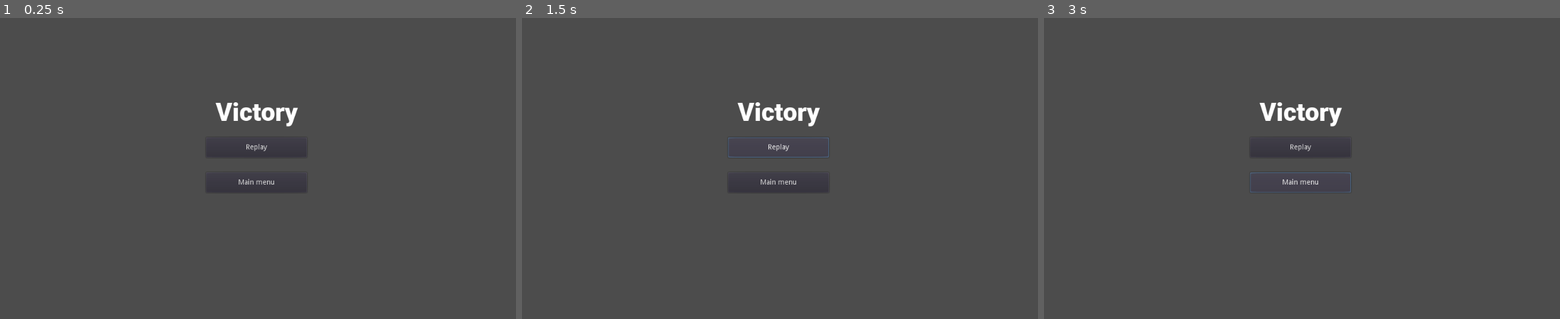
Above: before the commit, frames 1-3 (left to right).
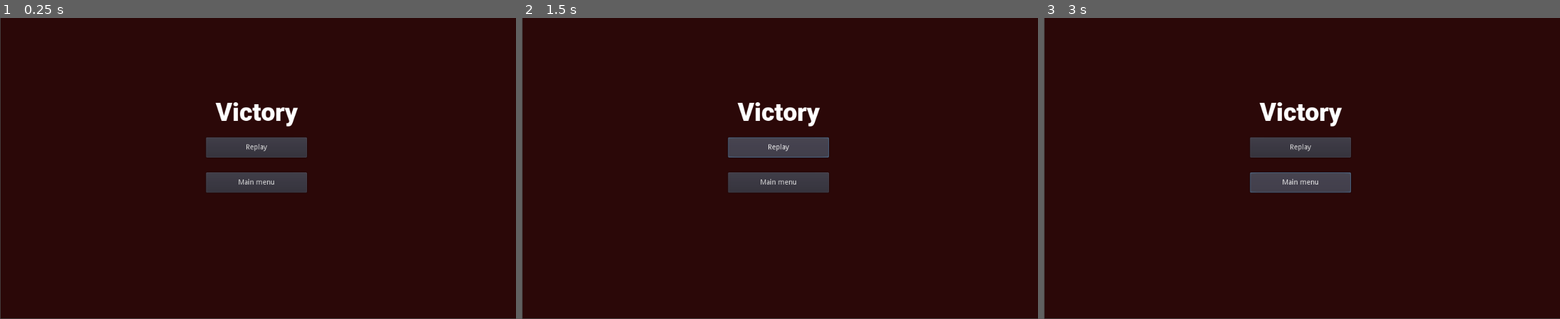
Above: after the commit, the same moments.

Repository: antwxne/CAU_Napoleon_Game
Game: Godot game, scene res://Victory.tscn
Two runs of this game, one before a commit and one after it. Both use one fixed random seed, a clock stepped at 60 frames per second and the inputs below. This scene is started directly instead of the project's main scene.
Inputs:
- Up to frame 1 (0.25 s): no input
- Up to frame 2 (1.5 s): click "Replay" at 0.5 s; click "Replay" at 1.25 s
- Up to frame 3 (3 s): click "Replay" at 2 s; click "Main menu" at 2.75 s

The runs differ from the first frame. In frame 1, 97% of the frame differs, in the area x 0-100%, y 0-100%; in frame 2, 97%; in frame 3, 97%.

Commit message:
Fix: hud + background on victory and loose scenes

Diff:
--- a/Game/Victory.tscn
+++ b/Game/Victory.tscn
@@ -13,6 +13,17 @@
 margin_top = -92.0
 margin_right = -3.0
 margin_bottom = -92.0
+
+[node name="ColorRect" type="ColorRect" parent="."]
+anchor_left = 0.5
+anchor_top = 0.5
+anchor_right = 0.5
+anchor_bottom = 0.5
+margin_left = -508.0
+margin_top = -209.0
+margin_right = 516.0
+margin_bottom = 391.0
+color = Color( 0.172549, 0.0352941, 0.0352941, 1 )
 
 [node name="Label" type="Label" parent="."]
 anchor_left = 0.5
--- a/Game/hud.tscn
+++ b/Game/hud.tscn
@@ -15,57 +15,53 @@
 anchor_right = 1.0
 anchor_bottom = 1.0
 
-[node name="GridContainer" type="GridContainer" parent="."]
-anchor_right = 1.0
-anchor_bottom = 1.0
-custom_constants/vseparation = 39
-columns = 2
-
-[node name="ColorRect" type="ColorRect" parent="GridContainer"]
+[node name="ColorRect" type="ColorRect" parent="."]
 anchor_right = 1.0
 anchor_bottom = 0.05
 color = Color( 0.00392157, 0.4, 0.905882, 1 )
 
-[node name="ColorRect2" type="ColorRect" parent="GridContainer"]
+[node name="ColorRect2" type="ColorRect" parent="."]
 anchor_right = 1.0
 anchor_bottom = 0.05
 color = Color( 0, 0, 0, 1 )
 
-[node name="ColorRect3" type="ColorRect" parent="GridContainer"]
+[node name="ColorRect3" type="ColorRect" parent="."]
 anchor_right = 1.0
 anchor_bottom = 0.03
 margin_left = 300.0
-margin_top = 39.0
+margin_top = 40.0
 margin_right = -300.0
-margin_bottom = 39.0
+margin_bottom = 40.0
 color = Color( 0.00392157, 0.00392157, 0.00392157, 1 )
 
-[node name="Chinese-coin" type="Sprite" parent="GridContainer/ColorRect3"]
+[node name="Chinese-coin" type="Sprite" parent="ColorRect3"]
 position = Vector2( 701, 57 )
 scale = Vector2( 0.0371094, 0.0410156 )
 texture = ExtResource( 1 )
 
-[node name="ColorRect4" type="ColorRect" parent="GridContainer"]
+[node name="ColorRect4" type="ColorRect" parent="."]
 anchor_right = 1.0
 anchor_bottom = 0.03
 margin_left = 300.0
-margin_top = 39.0
+margin_top = 40.0
 margin_right = -300.0
-margin_bottom = 39.0
+margin_bottom = 40.0
 color = Color( 0.803922, 0.0156863, 0.0156863, 1 )
 
-[node name="Label" type="Label" parent="GridContainer"]
-margin_left = 470.0
-margin_top = 78.0
-margin_right = 77.0
-margin_bottom = 114.0
+[node name="Label" type="Label" parent="."]
+anchor_left = 0.5
+anchor_right = 0.5
+margin_left = -38.5
+margin_top = 85.0
+margin_right = 38.5
+margin_bottom = 36.0
 custom_fonts/font = SubResource( 1 )
 text = "10:42"
 
-[node name="Label2" type="Label" parent="GridContainer"]
-margin_left = 900.0
-margin_top = 84.0
-margin_right = 158.0
-margin_bottom = 108.0
+[node name="Label2" type="Label" parent="."]
+margin_left = 902.0
+margin_top = 85.0
+margin_right = 979.0
+margin_bottom = 110.0
 custom_fonts/font = SubResource( 2 )
 text = "Gold: 10"
